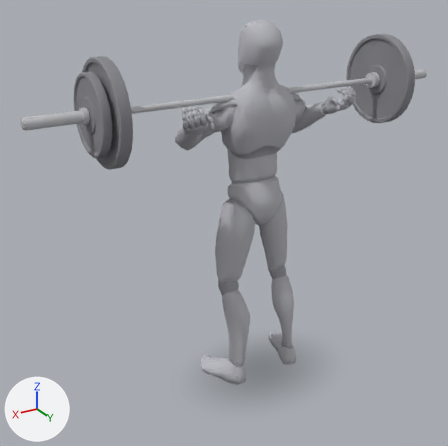
One commit to the glTF model app/src/main/assets/mannequins/barbell_squat.glb: the scene before it, then after it.
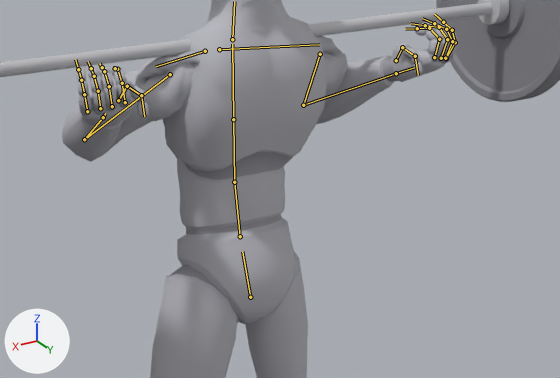
Old and new are each drawn whole from a camera (50 mm lens) standing at (1.62, 2.3, 2.07) and looking at (0.18, -0.09, 0.87) and again close up on the part from 33% to 90% of the width and 17% to 56% of the height. The axes (+X, +Y, +Z) are drawn at lower left. The lights are the same throughout. The older version's two pictures come first. Both versions are drawn at frame 0 of the action 'lowering'; the numbers are the values there. The bones that change, and the others that lie on the model, are drawn over the model as lines in the close-ups.

Names of what the first close-up shows: 'barbell_0', 'barbell_1', 'barbell_4', 'body', 'body_1'.
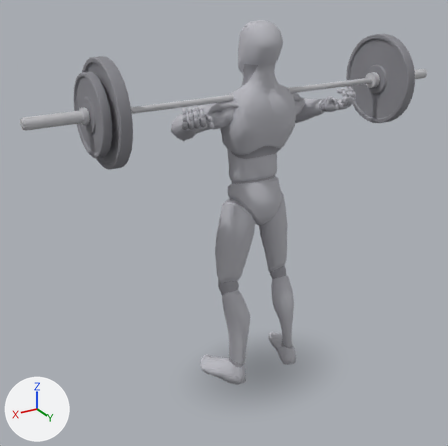
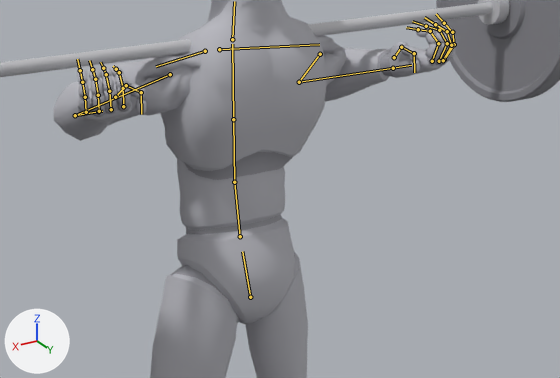
Location of each change, (x1, y1, x2, y2) in pixels of the close-ups (560 x 378 px):
```json
{"object": "body", "change": "posed", "before": [62, 0, 458, 378], "after": [53, 0, 457, 378]}
{"object": "body_1", "change": "posed", "before": [78, 0, 457, 317], "after": [78, 0, 456, 317]}
{"bone": "upperarm_l", "before": "(170, 74) to (84, 139)", "after": "(170, 74) to (75, 115)"}
{"bone": "lowerarm_l", "before": "(84, 139) to (103, 117)", "after": "(75, 115) to (98, 111)"}
{"bone": "thumb_02_l", "before": "(127, 86) to (141, 95)", "after": "(126, 85) to (141, 92)"}
{"bone": "thumb_03_l", "before": "(141, 95) to (144, 116)", "after": "(141, 92) to (141, 114)"}
{"bone": "upperarm_r", "before": "(320, 54) to (303, 105)", "after": "(320, 54) to (299, 82)"}
{"bone": "lowerarm_r", "before": "(303, 105) to (396, 73)", "after": "(299, 82) to (393, 68)"}
{"bone": "thumb_02_r", "before": "(402, 47) to (415, 56)", "after": "(401, 47) to (414, 53)"}
{"bone": "thumb_03_r", "before": "(415, 56) to (418, 75)", "after": "(414, 53) to (414, 72)"}
```

Edits to the scene script, one JSON object a line:
```json
{"block": "bone_upperarm_l", "where": "bone_upperarm_l = bpy.data.objects['Armature'].pose.bones['upperarm_l']  # child of 'clavicle_l'"}
{"op": "set", "path": "bone_upperarm_l.rotation_quaternion", "old": "(-0.098, 0.275, 0.82, 0.493)", "new": "(-0.041, 0.192, 0.831, 0.52)", "note": "degrees (-57, -154, -23) -> degrees (-62, -164, -17)"}
{"block": "bone_lowerarm_l", "where": "bone_lowerarm_l = bpy.data.objects['Armature'].pose.bones['lowerarm_l']  # child of 'upperarm_l'"}
{"op": "set", "path": "bone_lowerarm_l.rotation_quaternion", "old": "(-0.367, -0.909, 0.073, 0.181)", "new": "(-0.363, -0.919, 0.055, 0.14)", "note": "degrees (134, 16, -16) -> degrees (136, 13, -12)"}
{"block": "bone_thumb_02_l", "where": "bone_thumb_02_l = bpy.data.objects['Armature'].pose.bones['thumb_02_l']  # child of 'thumb_01_l'"}
{"op": "set", "path": "bone_thumb_02_l.rotation_quaternion", "old": "(0.855, -0.116, 0.0, -0.506)", "new": "(0.912, -0.084, 0.003, -0.402)", "note": "degrees (-12, -7, -61) -> degrees (-9, -4, -47)"}
{"block": "bone_thumb_03_l", "where": "bone_thumb_03_l = bpy.data.objects['Armature'].pose.bones['thumb_03_l']  # child of 'thumb_02_l'"}
{"op": "set", "path": "bone_thumb_03_l.rotation_quaternion", "old": "(0.855, -0.116, 0.0, -0.506)", "new": "(0.77, -0.131, 0.004, -0.625)", "note": "degrees (-11, -7, -61) -> degrees (-12, -9, -77)"}
{"block": "bone_upperarm_r", "where": "bone_upperarm_r = bpy.data.objects['Armature'].pose.bones['upperarm_r']  # child of 'clavicle_r'"}
{"op": "set", "path": "bone_upperarm_r.rotation_quaternion", "old": "(0.098, -0.275, 0.82, 0.493)", "new": "(0.041, -0.192, 0.831, 0.52)", "note": "degrees (-57, 154, 23) -> degrees (-62, 164, 17)"}
{"block": "bone_lowerarm_r", "where": "bone_lowerarm_r = bpy.data.objects['Armature'].pose.bones['lowerarm_r']  # child of 'upperarm_r'"}
{"op": "set", "path": "bone_lowerarm_r.rotation_quaternion", "old": "(-0.367, -0.909, -0.073, -0.181)", "new": "(-0.363, -0.919, -0.055, -0.14)", "note": "degrees (134, -16, 16) -> degrees (136, -13, 12)"}
{"block": "bone_thumb_02_r", "where": "bone_thumb_02_r = bpy.data.objects['Armature'].pose.bones['thumb_02_r']  # child of 'thumb_01_r'"}
{"op": "set", "path": "bone_thumb_02_r.rotation_quaternion", "old": "(0.855, -0.116, 0.0, 0.506)", "new": "(0.912, -0.084, -0.003, 0.402)", "note": "degrees (-12, 7, 61) -> degrees (-9, 4, 47)"}
{"block": "bone_thumb_03_r", "where": "bone_thumb_03_r = bpy.data.objects['Armature'].pose.bones['thumb_03_r']  # child of 'thumb_02_r'"}
{"op": "set", "path": "bone_thumb_03_r.rotation_quaternion", "old": "(0.855, -0.116, 0.0, 0.506)", "new": "(0.77, -0.131, -0.004, 0.625)", "note": "degrees (-11, 7, 61) -> degrees (-12, 9, 77)"}
```
